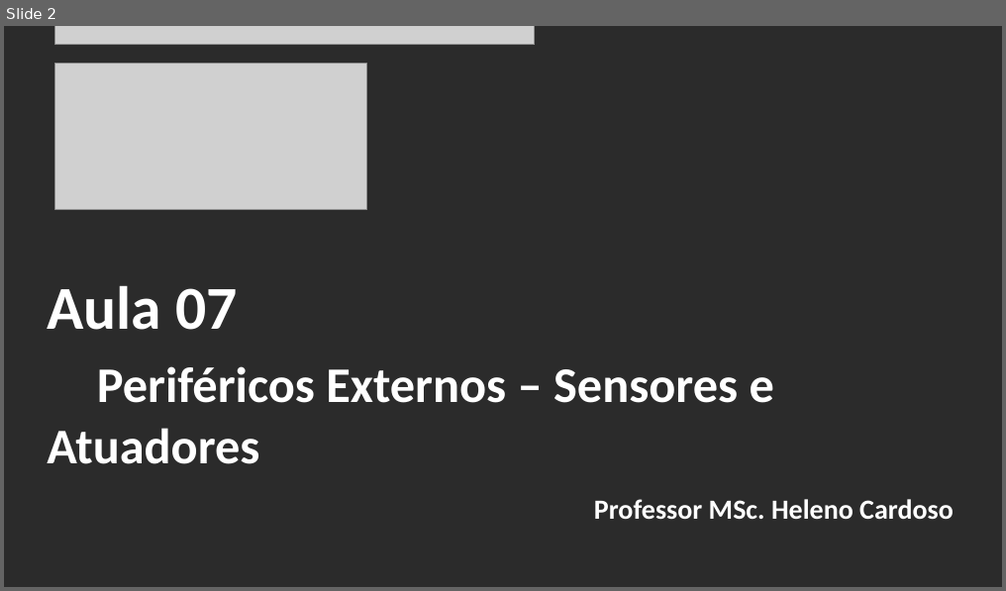
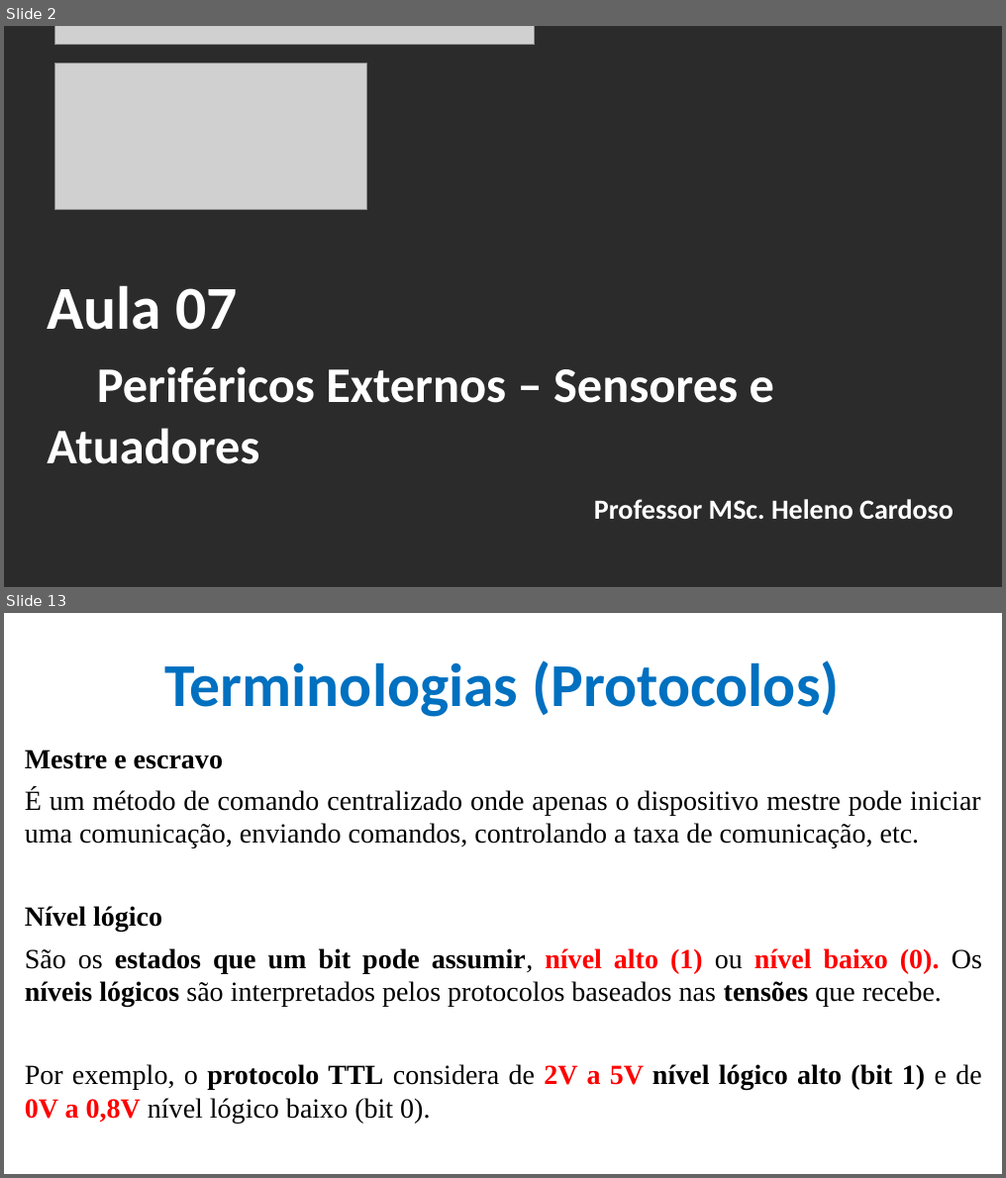
Before and after one commit to CloudEducationBrazil/WydenArea1ProgramacaoMicrocontroladores, a slide deck: 01 Classes/Aula 07 - Programação Microcontroladores - Periféricos Externos- Protocolos Sensores e Atuadores.pptx. Shown one above the other, each under a label of ours: slide 2 before the commit, slides 2 and 13 after it; the slides between them are not shown. The pictures are 1006x591 and 1006x1178 pixels, drawn with LibreOffice and Linux fonts; fonts in the diff are those of the drawing; grey boxes stand for pictures; background and template pictures are left out; a plain dark background stands for a picture behind light text. Boxes give left, top, right and bottom in pixels: in the first picture for what was removed or moved away, otherwise in the second. Text is boxed around its words. In the diff, an @@ line names an element or a change of style, - is before the commit and + after.

```diff
--- a/01 Classes/Aula 07 - Programação Microcontroladores - Periféricos Externos- Protocolos Sensores e Atuadores.pptx
+++ b/01 Classes/Aula 07 - Programação Microcontroladores - Periféricos Externos- Protocolos Sensores e Atuadores.pptx
@@ slide 13 added at [4,613,1002,1174], background picture (left out) @@
@@ title added at [165,661,839,717], 44 pt, text #0070C0, bold @@
+Terminologias (Protocolos)
@@ text added at [25,750,982,1123], 20 pt, text #000000 @@
+Mestre e escravo
+É um método de comando centralizado onde apenas o dispositivo mestre pode iniciar uma comunicação, enviando comandos, controlando a taxa de comunicação, etc.
+Nível lógico
+São os estados que um bit pode assumir, nível alto (1) ou nível baixo (0). Os níveis lógicos são interpretados pelos protocolos baseados nas tensões que recebe.
+Por exemplo, o protocolo TTL considera de 2V a 5V nível lógico alto (bit 1) e de 0V a 0,8V nível lógico baixo (bit 0).
```
Also in this commit, not shown: 6 slides changed, 33 other slides added, 5 other files.
